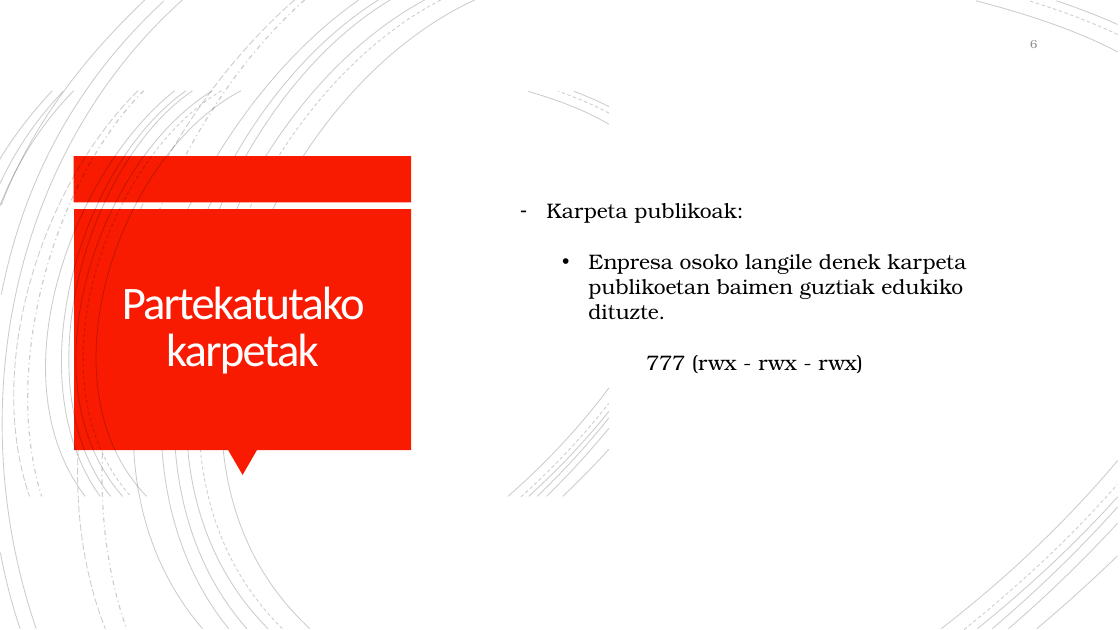
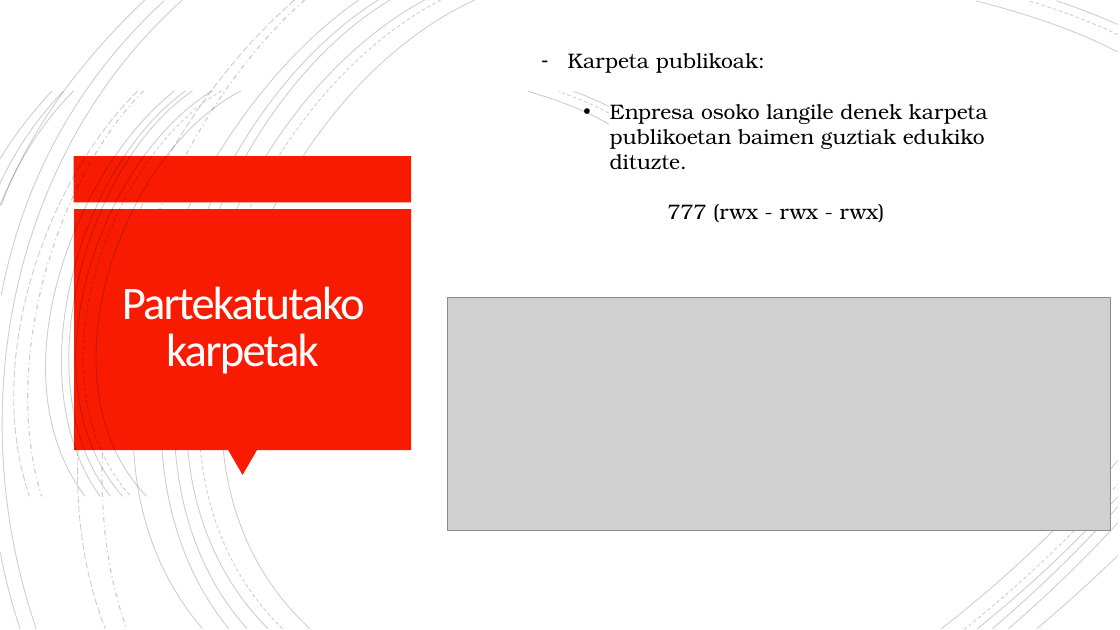
Before and after one commit to OceansForce/Erronka_5_Taldea, a slide deck: slide 6 of Aurkezpena/AurkezpenaTaldea5.pptx. Drawn at 1120x630 pixels with LibreOffice and Linux fonts; fonts in the diff are those of the drawing; grey boxes stand for pictures; background and template pictures are left out. Boxes give left, top, right and bottom in pixels: in the first picture for what was removed or moved away, otherwise in the second. Text is boxed around its words. In the diff, an @@ line names an element or a change of style, - is before the commit and + after.

```diff
--- a/Aurkezpena/AurkezpenaTaldea5.pptx
+++ b/Aurkezpena/AurkezpenaTaldea5.pptx
@@ text "Karpeta publikoak:": place and size @@
-text "Karpeta publikoak:" at [546, 203, 966, 373]
+text "Karpeta publikoak:" at [568, 53, 988, 222]
@@ page number removed at [1030, 40, 1037, 48] @@
-6
@@ picture added at [448, 297, 1112, 530] @@
@@ group removed at [508, 388, 609, 497]: 6 freeform shapes @@
```
Also in this commit, not shown: 5 other slides changed, 1 slide added, 1 slide removed, 3 other files.
